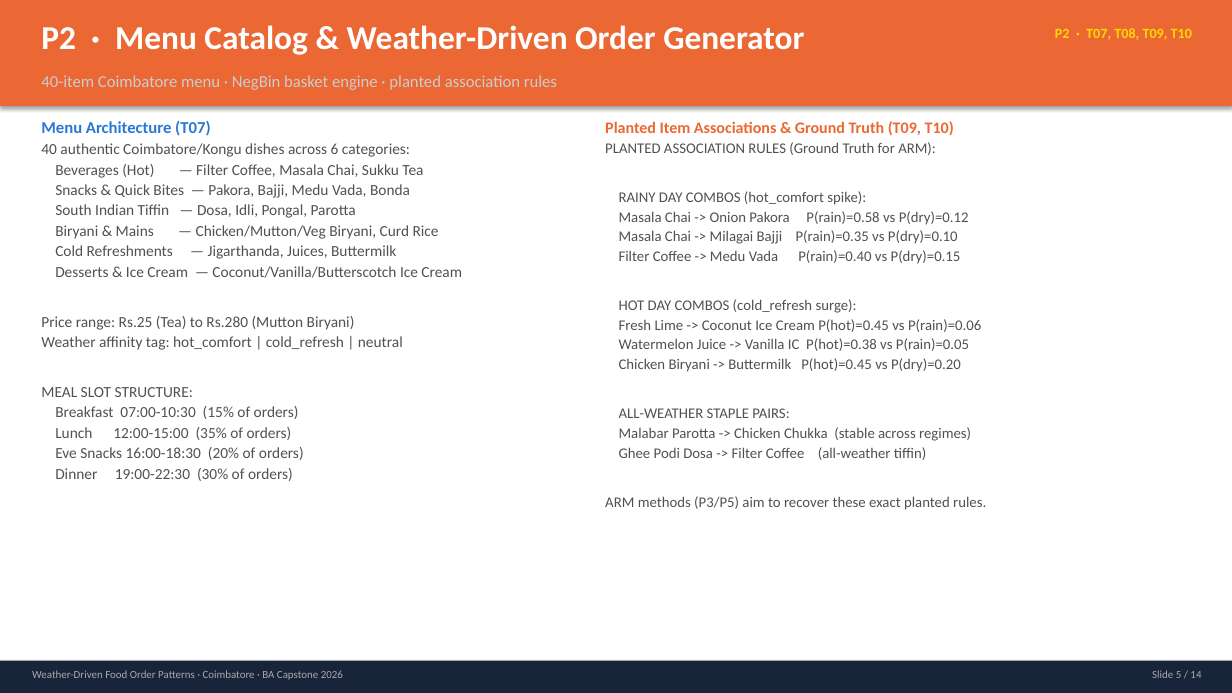
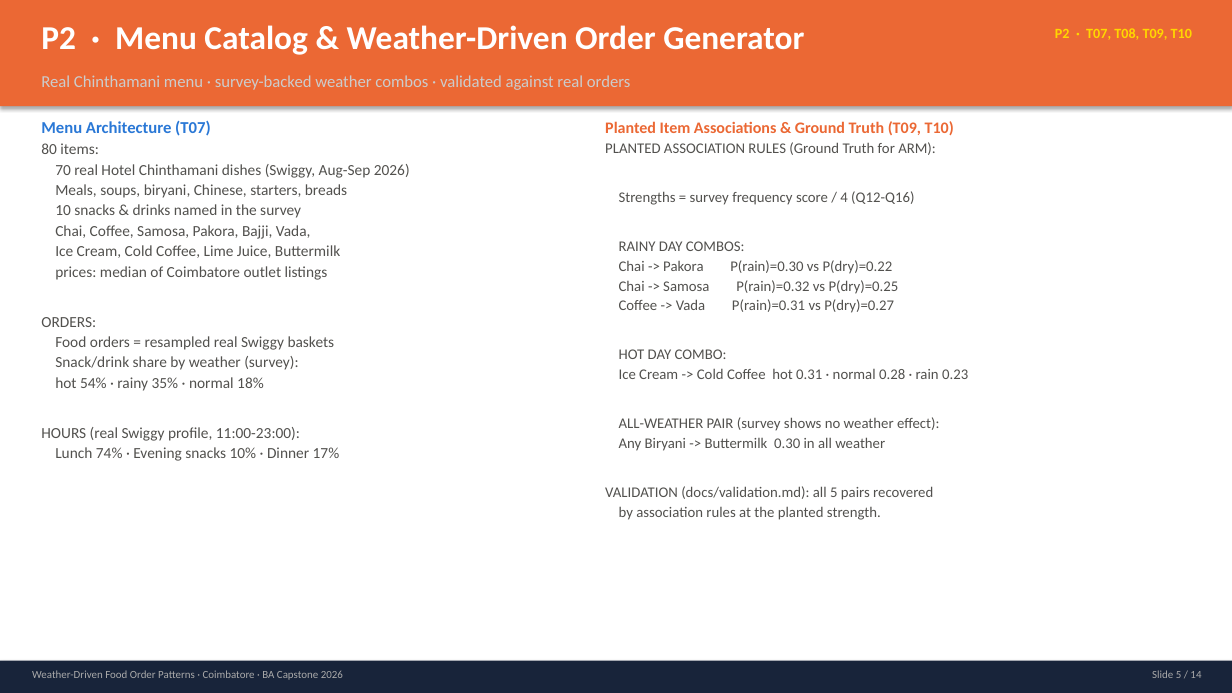
Before and after one commit to priyagarnet20-ops/weather-food-orders, a slide deck: slide 5 of slides/review1/review1_deck.pptx. Drawn at 1232x693 pixels with LibreOffice and Linux fonts; fonts in the diff are those of the drawing. Boxes give left, top, right and bottom in pixels: in the first picture for what was removed or moved away, otherwise in the second. Text is boxed around its words. In the diff, an @@ line names an element or a change of style, - is before the commit and + after.

Commit message:
docs(slides): update the Review 1 deck to the evidence-based dataset (T21)

```diff
--- a/slides/review1/review1_deck.pptx
+++ b/slides/review1/review1_deck.pptx
@@ text at (x1=41, y1=75, x2=630, y2=90): text changed @@
-40-item Coimbatore menu · NegBin basket engine · planted association rules
+Real Chinthamani menu · survey-backed weather combos · validated against real orders
@@ text at (x1=41, y1=143, x2=410, y2=461): text changed @@
-40 authentic Coimbatore/Kongu dishes across 6 categories:
-Beverages (Hot) — Filter Coffee, Masala Chai, Sukku Tea
-Snacks & Quick Bites — Pakora, Bajji, Medu Vada, Bonda
-South Indian Tiffin — Dosa, Idli, Pongal, Parotta
-Biryani & Mains — Chicken/Mutton/Veg Biryani, Curd Rice
-Cold Refreshments — Jigarthanda, Juices, Buttermilk
-Desserts & Ice Cream — Coconut/Vanilla/Butterscotch Ice Cream
-Price range: Rs.25 (Tea) to Rs.280 (Mutton Biryani)
-Weather affinity tag: hot_comfort | cold_refresh | neutral
-MEAL SLOT STRUCTURE:
-Breakfast 07:00-10:30 (15% of orders)
-Lunch 12:00-15:00 (35% of orders)
-Eve Snacks 16:00-18:30 (20% of orders)
-Dinner 19:00-22:30 (30% of orders)
+80 items:
+70 real Hotel Chinthamani dishes (Swiggy, Aug-Sep 2026)
+Meals, soups, biryani, Chinese, starters, breads
+10 snacks & drinks named in the survey
+Chai, Coffee, Samosa, Pakora, Bajji, Vada,
+Ice Cream, Cold Coffee, Lime Juice, Buttermilk
+prices: median of Coimbatore outlet listings
+ORDERS:
+Food orders = resampled real Swiggy baskets
+Snack/drink share by weather (survey):
+hot 54% · rainy 35% · normal 18%
+HOURS (real Swiggy profile, 11:00-23:00):
+Lunch 74% · Evening snacks 10% · Dinner 17%
@@ text at (x1=605, y1=191, x2=968, y2=520): text changed @@
-RAINY DAY COMBOS (hot_comfort spike):
-Masala Chai -> Onion Pakora P(rain)=0.58 vs P(dry)=0.12
-Masala Chai -> Milagai Bajji P(rain)=0.35 vs P(dry)=0.10
-Filter Coffee -> Medu Vada P(rain)=0.40 vs P(dry)=0.15
-HOT DAY COMBOS (cold_refresh surge):
-Fresh Lime -> Coconut Ice Cream P(hot)=0.45 vs P(rain)=0.06
-Watermelon Juice -> Vanilla IC P(hot)=0.38 vs P(rain)=0.05
-Chicken Biryani -> Buttermilk P(hot)=0.45 vs P(dry)=0.20
-ALL-WEATHER STAPLE PAIRS:
-Malabar Parotta -> Chicken Chukka (stable across regimes)
-Ghee Podi Dosa -> Filter Coffee (all-weather tiffin)
-ARM methods (P3/P5) aim to recover these exact planted rules.
+Strengths = survey frequency score / 4 (Q12-Q16)
+RAINY DAY COMBOS:
+Chai -> Pakora P(rain)=0.30 vs P(dry)=0.22
+Chai -> Samosa P(rain)=0.32 vs P(dry)=0.25
+Coffee -> Vada P(rain)=0.31 vs P(dry)=0.27
+HOT DAY COMBO:
+Ice Cream -> Cold Coffee hot 0.31 · normal 0.28 · rain 0.23
+ALL-WEATHER PAIR (survey shows no weather effect):
+Any Biryani -> Buttermilk 0.30 in all weather
+VALIDATION (docs/validation.md): all 5 pairs recovered
+by association rules at the planted strength.
```
Also in this commit, not shown: 13 other slides changed, 2 other files.
